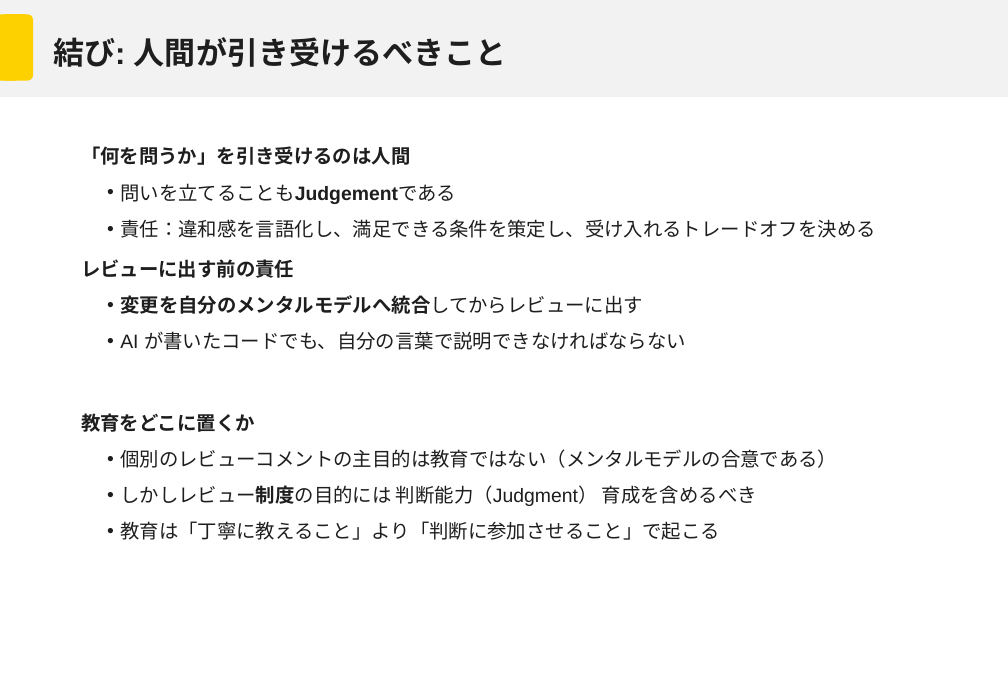
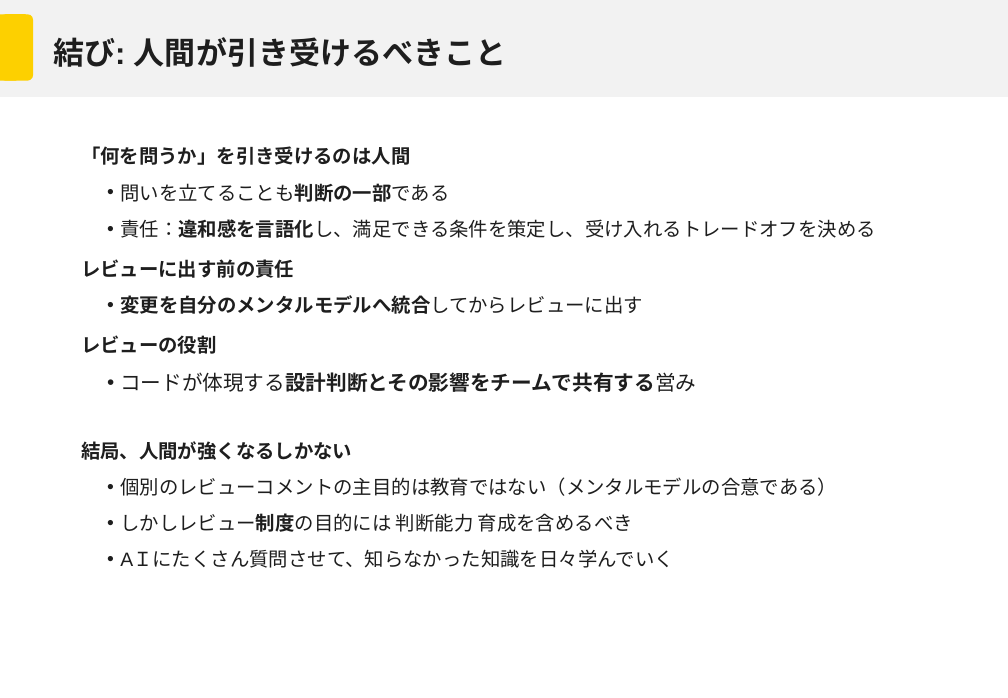
Before and after one commit to Mori-Taiki/Presentation, a slide deck: slide 21 of TechMeeting202604/techmeeting20260406.pptx (slide 24 before the commit). Drawn at 1008x698 pixels with LibreOffice and Linux fonts; fonts in the diff are those of the drawing; background and template pictures are left out. Boxes give left, top, right and bottom in pixels: in the first picture for what was removed or moved away, otherwise in the second. Text is boxed around its words. In the diff, an @@ line names an element or a change of style, - is before the commit and + after.

Commit message:
紹介まではできてきた

```diff
--- a/TechMeeting202604/techmeeting20260406.pptx
+++ b/TechMeeting202604/techmeeting20260406.pptx
@@ text at (120, 183, 449, 202): text changed @@
-  • 問いを立てることもJudgementである
+  • 問いを立てることも判断の一部である
@@ text at (120, 219, 876, 238): bold on in "責任：違和感を言語化し、満足できる条件を策定し、受け入れるトレードオフを決める" @@
@@ text at (81, 335, 696, 460): text changed; size 15 to 16 pt; bold on @@
-  • AI が書いたコードでも、自分の言葉で説明できなければならない
-教育をどこに置くか
+レビューの役割
+  • コードが体現する設計判断とその影響をチームで共有する営み
+結局、人間が強くなるしかない
@@ text at (120, 513, 674, 568): text changed @@
-  • しかしレビュー制度の目的には 判断能力（Judgment） 育成を含めるべき
-  • 教育は「丁寧に教えること」より「判断に参加させること」で起こる
+  • しかしレビュー制度の目的には 判断能力 育成を含めるべき
+  • AＩにたくさん質問させて、知らなかった知識を日々学んでいく
```
Also in this commit, not shown: 21 other slides changed, 3 slides added, 1 slide removed.
